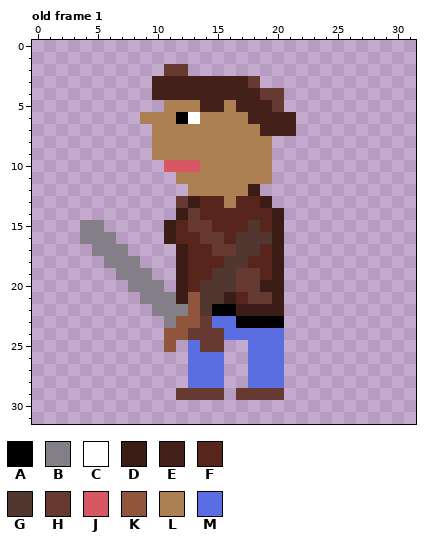
Pixel-art file: Assets/Sprites/Johnny.aseprite. Above, as it was before the edit.
32x32 pixels, 5 frames. Shown: old frame 1. The commit also changed other frames, which this record leaves out.
Palette (. is transparent): A #000000  B #847e87  C #ffffff  D #3b1c17  E #44201a  F #57251c  G #523630  H #663931  J #d95763  K #8f563b  L #ad8053  M #5b6ee1
Pixels before, old frame 1, first column x 4:
 2 .......HH.........
 3 ......EEEEEEEEH...
 4 ......EEEEEEEEEHH.
 5 .......LLLEELEEEH.
 6 .....LLLACLLLLEEEE
 7 ......LLLLLLLLLEEE
 8 ......LLLLLLLLLL..
 9 ......LLLLLLLLLL..
10 .......JJJLLLLLL..
11 ........LLLLLLLL..
12 .........LLLLLD...
13 ........HDFFLFFD..
14 ........DHFFFFFFD.
15 BB.....DFHHFFFGFD.
16 BBB....DFFHHFGGGD.
17 .BBB....DFFHHGGFD.
18 ..BBB...DFFFGGFFD.
19 ...BBB..DFFGGHHFD.
20 ....BBB.DFGGGHHDD.
21 .....BBBDKGGDFHHD.
22 ......BBBKGAADDDD.
23 .......BKKHMMAAAA.
24 .......KKHHHMMMMM.
25 .......K.MHH..MMM.
26 .........MMM..MMM.
27 .........MMM..MMM.
28 .........MMM..MMM.
29 ........HHHH.HHHH.
Now the later version:
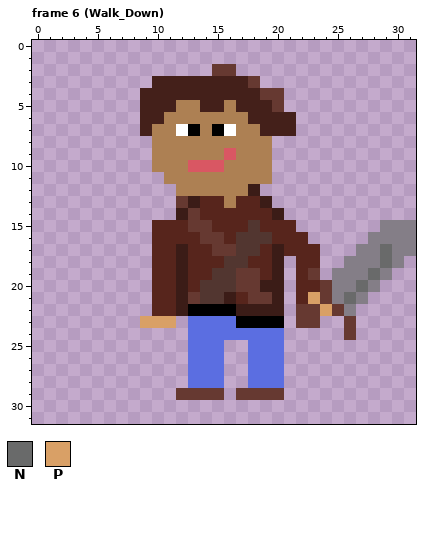
Colours new in this view: N #696a6a  P #d9a066
A new or re-ordered frame is compared with the old frame closest to it.
Changes in this commit:
frames 5 -> 50
Frame 6 (Walk_Down) is new; against old frame 1:
y 2: x 11..12 HH -> ..; x 15..16 .. -> HH
y 4: x 9 . -> E
y 5: x 9..11 ..L -> EEE
y 6: x 9..10 LL -> EE; x 12..13 AC -> LL
y 7: x 9 . -> E; x 12..13 LL -> CA; x 15..16 LL -> AC
y 9: x 16 L -> J
y 10: x 10..12 .JJ -> LLL; x 14..15 LL -> JJ
y 11: x 11 . -> L
y 12: x 12 . -> L
y 15: x 4..5 BB -> ..; x 10..11 .D -> FF; x 20..21 D. -> FF; x 29..31 ... -> BBB
y 16: x 4..6 BBB -> ...; x 10..11 .D -> FF; x 20..22 D.. -> FFF; x 28..31 .... -> BBBB
y 17: x 5..7 BBB -> ...; x 10..11 .. -> FF; x 21..23 ... -> FFF; x 27..31 ..... -> BBNBB
y 18: x 6..8 BBB -> ...; x 10..11 .. -> FF; x 22..23 .. -> FF; x 26..30 ..... -> BBBNB
y 19: x 7..11 BBB.. -> ...FF; x 22..23 .. -> FH; x 25..29 ..... -> BBBNB
y 20: x 8..11 BBB. -> ..FF; x 22..28 ....... -> FFHBBNB
y 21: x 9..11 BBB -> .FF; x 13 K -> H; x 22..27 ...... -> FPHBNB
y 22: x 10..14 BBBKG -> FFDAA; x 22..26 ..... -> HHPHB
y 23: x 9..14 ..BKKH -> PPP.MM; x 22..23 .. -> HH; x 26 . -> H
y 24: x 11..15 KKHHH -> ..MMM; x 26 . -> H
y 25: x 11 K -> .; x 14..15 HH -> MM
Boxes around the changes in both pictures, in picture pixels (x1, y1, x2, y2):
changed: (80, 64, 236, 352)
changed: (272, 220, 416, 340)
